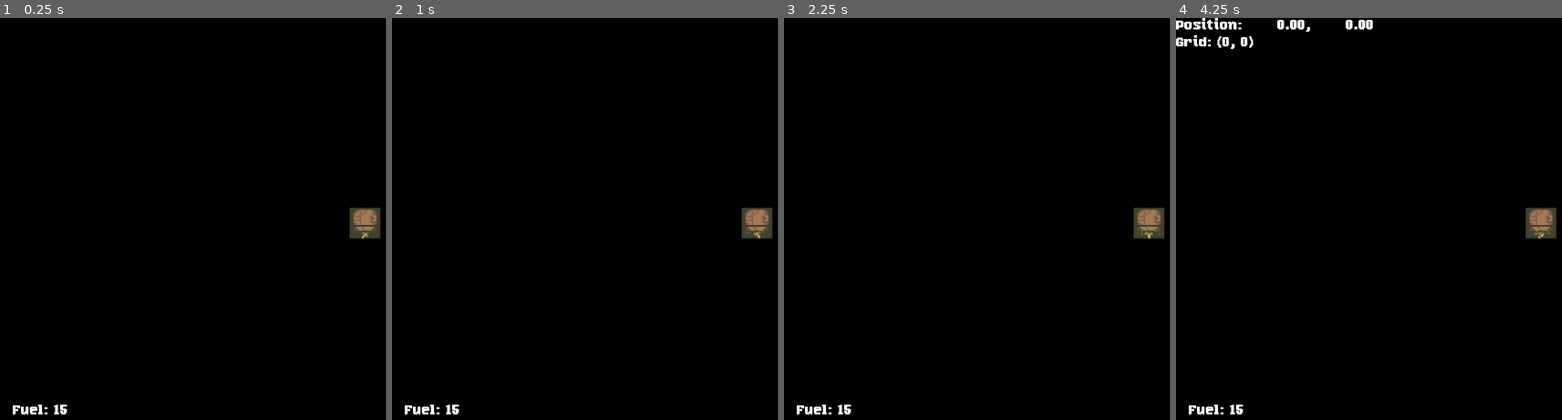
Above: before the commit, frames 1-4 (left to right).
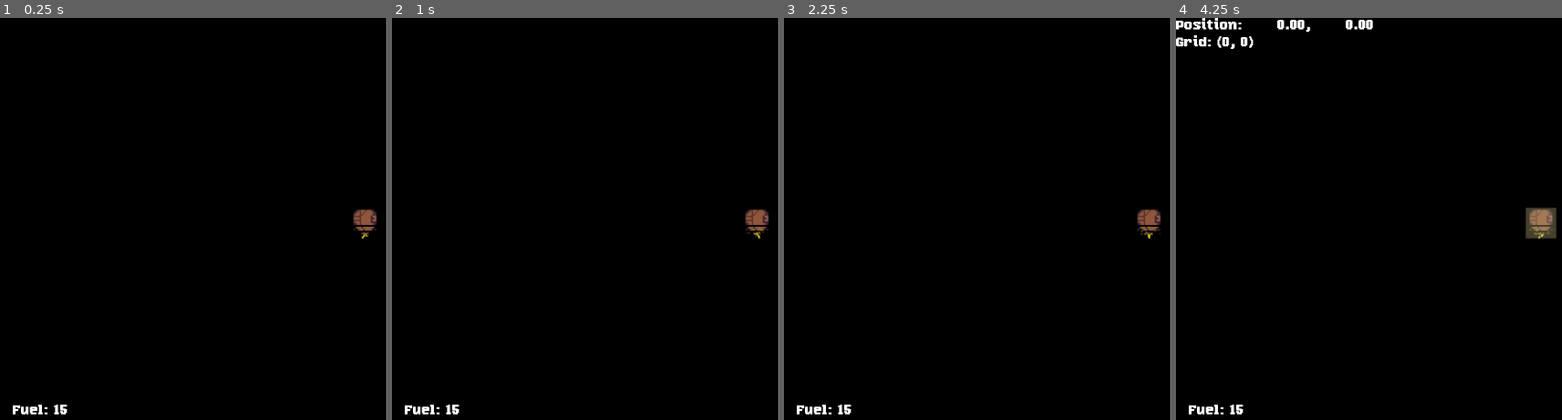
Above: after the commit, the same moments.

Repository: CoolGabrijel/excavator2
Game: Godot game, scene res://components/player.tscn
Same seed, same stepped clock (60 frames per second), same inputs: the game is played once before the commit and once after it. This scene is started directly instead of the project's main scene.
Inputs (mouse positions are in pixels of both pictures, inside the frame that each line leads up to):
- Up to frame 1 (0.25 s): no input
- Up to frame 2 (1 s): tap Enter at 0.5 s; move the mouse to (outside the picture) at 0.52 s; hold D (Right) from 0.53 s (still down); click (outside the picture) at 0.67 s
- Up to frame 3 (2.25 s): release D (Right) at 1.25 s; tap Space at 1.25 s; drag from (1004, 243) to (1112, 303) at 1.27 s; tap Enter at 2 s; move the mouse to (outside the picture) at 2.02 s; hold D (Right) from 2.03 s (still down)
- Up to frame 4 (4.25 s): release D (Right) at 2.75 s; tap Space at 2.75 s; drag from (1504, 303) to (1322, 162) at 2.77 s; tap Enter at 3.5 s; move the mouse to (outside the picture) at 3.52 s; hold A (Left) from 3.53 s (still down); tap F1 (DebugInfo) at 4.15 s

The runs differ from the first frame. In frame 1, 0.6% of the frame differs, in the area x 90-99%, y 47-55%; in frame 2, 0.6%; in frame 3, 0.6%; in frame 4, nothing differs.
Error in both runs: Invalid call. Nonexistent function 'check_win_con' in base 'Nil'. (res://scripts/player.gd:33)

Commit message:
Hidden some debug stuff

Diff:
--- a/components/player.tscn
+++ b/components/player.tscn
@@ -234,10 +234,12 @@
 texture = SubResource("AtlasTexture_jhk7o")
 
 [node name="CurrentPos" type="MeshInstance2D" parent="."]
+visible = false
 modulate = Color(0.51, 1, 0.51, 0.192157)
 mesh = SubResource("QuadMesh_51jd6")
 
 [node name="TargetPos" type="MeshInstance2D" parent="."]
+visible = false
 modulate = Color(1, 0.51, 0.51, 0.192157)
 position = Vector2(-16, 0)
 mesh = SubResource("QuadMesh_51jd6")
--- a/scripts/player.gd
+++ b/scripts/player.gd
@@ -51,6 +51,9 @@
 	intro_tween.finished.connect(func(): CameraController.camera_shake_amount = 0)
 
 func _unhandled_key_input(event: InputEvent) -> void:
+	if event.is_action_pressed("DebugInfo"):
+		$CurrentPos.visible = !$CurrentPos.visible
+		$TargetPos.visible = !$TargetPos.visible
 	if event.is_action_pressed("CheatFuel"):
 		fuel += 10
 	if event.is_action_pressed("CheatOres"):
